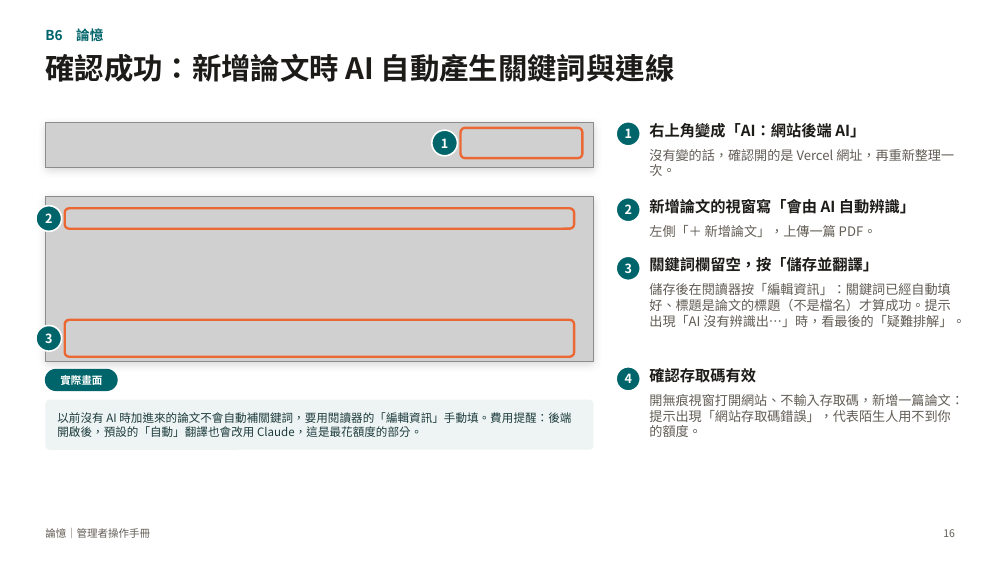
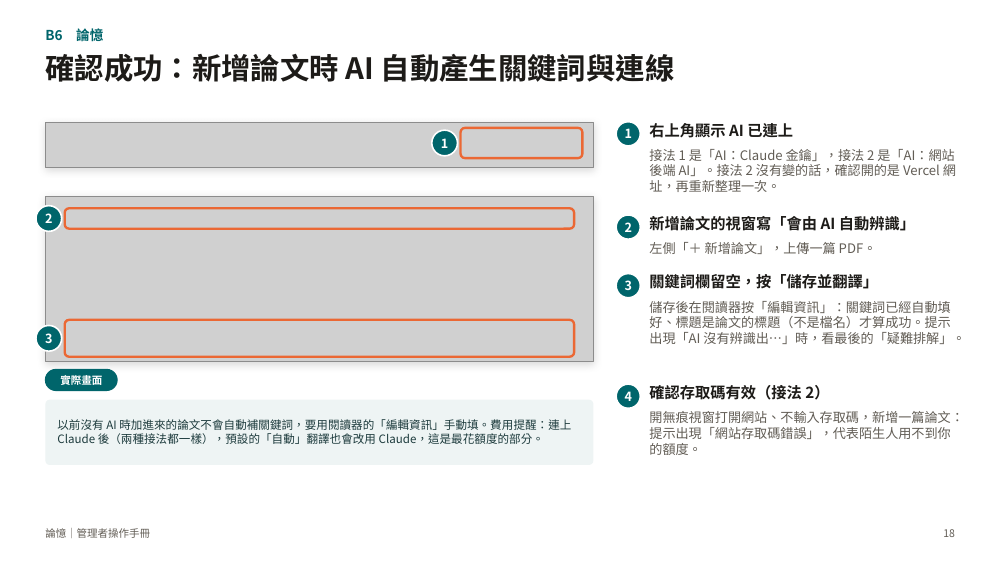
Before and after one commit to charleslin2003-prog/Journal-Article-Memory-Tool, a slide deck: slide 18 of docs/管理者操作手冊_論憶.pptx (slide 16 before the commit). Drawn at 1008x567 pixels with LibreOffice and Linux fonts; fonts in the diff are those of the drawing; grey boxes stand for pictures. Boxes give left, top, right and bottom in pixels: in the first picture for what was removed or moved away, otherwise in the second. Text is boxed around its words. In the diff, an @@ line names an element or a change of style, - is before the commit and + after.

```diff
--- a/docs/管理者操作手冊_論憶.pptx
+++ b/docs/管理者操作手冊_論憶.pptx
@@ text at (649, 149, 956, 192): text changed @@
-沒有變的話，確認開的是 Vercel 網址，再重新整理一次。
+接法 1 是「AI：Claude 金鑰」，接法 2 是「AI：網站後端 AI」。接法 2 沒有變的話，確認開的是 Vercel 網址，再重新整理一次。
@@ text at (649, 123, 793, 138): text changed @@
-右上角變成「AI：網站後端 AI」
+右上角顯示 AI 已連上
@@ 3 texts, 2 ellipses: place and size @@
-3 texts, 2 ellipses at (616, 197, 964, 437)
+3 texts, 2 ellipses at (616, 215, 964, 455)
@@ 5 texts, 1 ellipse: place and size @@
-5 texts, 1 ellipse at (616, 199, 965, 391)
+5 texts, 1 ellipse at (616, 216, 965, 408)
@@ text at (649, 385, 829, 400): text changed @@
-確認存取碼有效
+確認存取碼有效（接法 2）
@@ rounded rectangle: place and size @@
-rounded rectangle at (45, 400, 594, 450)
+rounded rectangle at (45, 400, 594, 465)
@@ rounded rectangle at (45, 400, 594, 465): proportions changed @@
@@ text at (57, 419, 571, 444): text changed @@
-以前沒有 AI 時加進來的論文不會自動補關鍵詞，要用閱讀器的「編輯資訊」手動填。費用提醒：後端開啟後，預設的「自動」翻譯也會改用 Claude，這是最花額度的部分。
+以前沒有 AI 時加進來的論文不會自動補關鍵詞，要用閱讀器的「編輯資訊」手動填。費用提醒：連上 Claude 後（兩種接法都一樣），預設的「自動」翻譯也會改用 Claude，這是最花額度的部分。
@@ page number at (943, 529, 955, 537): text changed @@
-16
+18
```
Also in this commit, not shown: 11 other slides changed, 3 slides added, 1 slide removed, 3 other files.
